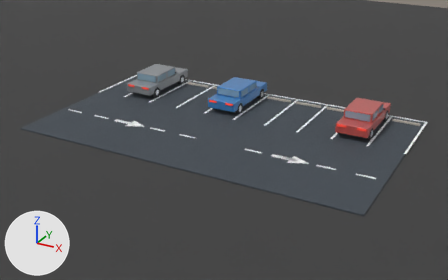
Two versions of the Blender file assets/blender/overview/ov-parking.blend, one commit apart.
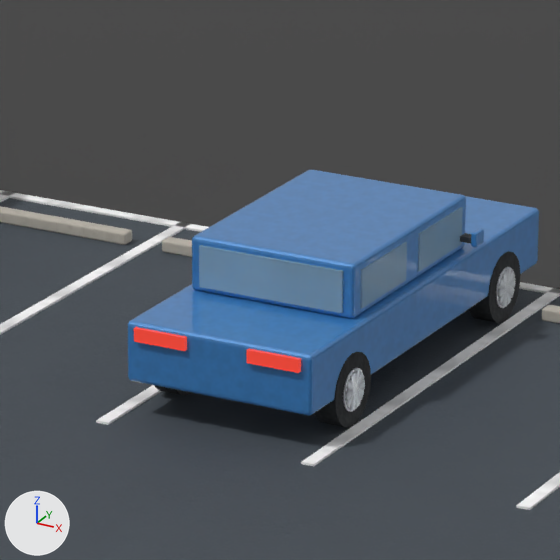
The first picture shows the older version from a 50 mm lens placed at (-14.2, -119.0, 13.6), pointed at (-29.8, -90.6, -0.6). The close-ups show the older and then the newer version on the part from 42% to 60% of the width and 19% to 47% of the height of that picture. Only the edits that show in the close-ups are written down. The axes (+X, +Y, +Z) are drawn at lower left. The lights are the same throughout.

Script lines for the objects in view, before the commit:
```python
ob_ov_parking_blue_glass_back = bpy.data.objects.new('ov-parking_blue_glass_back', me_cube_098)
ob_ov_parking_blue_glass_back.parent = ob_ov_parking_blue
ob_ov_parking_blue_glass_back.location = (-1.31, 0.0, 1.12)
ob_ov_parking_blue_glass_front_r = bpy.data.objects.new('ov-parking_blue_glass_front_R', me_cube_095)
ob_ov_parking_blue_glass_front_r.parent = ob_ov_parking_blue
ob_ov_parking_blue_glass_front_r.location = (0.35, -0.805, 1.12)
ob_ov_parking_blue_glass_rear_r = bpy.data.objects.new('ov-parking_blue_glass_rear_R', me_cube_096)
ob_ov_parking_blue_glass_rear_r.parent = ob_ov_parking_blue
ob_ov_parking_blue_glass_rear_r.location = (-0.75, -0.805, 1.12)
ob_ov_parking_space_line_04 = bpy.data.objects.new('ov-parking_space_line_04', me_cube_006)
ob_ov_parking_space_line_04.location = (-32.0, -86.5, 0.09)
# also in view: 'ov-parking_blue_body' at (-31.0, -86.5, 0.7); 'ov-parking_lot' at (-30.0, -90.0, 0.0); 'ov-parking_blue_wheel_10_tire' at (-30.2, -85.0, 0.4); 'ov-parking_blue_tail_L' at (-31.5, -88.8, 0.9); 'Ground_PreviewOnly' at (-30.0, -90.0, 0.0)
```
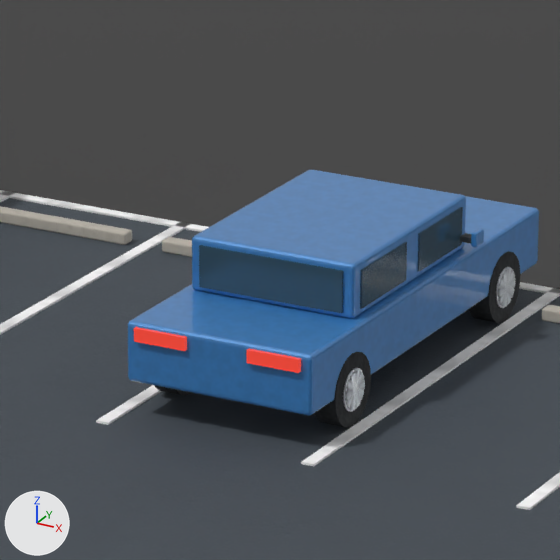
Where the change shows, as pixel boxes (x1, y1, x2, y2) in the close-ups (560 x 560 px):
'ov-parking_blue_glass_back', surface changed
    both: (199, 245, 343, 313)
'ov-parking_blue_glass_rear_R', surface changed
    both: (360, 242, 407, 309)
'ov-parking_blue_glass_front_R', surface changed
    both: (418, 207, 463, 272)

Patch to the scene script:
```diff
--- a/assets/blender/overview/ov-parking.blend.py
+++ b/assets/blender/overview/ov-parking.blend.py
@@ mat_ov_parking_glass @@
 mat_ov_parking_glass = bpy.data.materials.new('ov-parking_glass')
-# nodes: BsdfPrincipled, Bump, OutputMaterial, TexCoord, TexNoise
-# colours: blue #9fc3d8
+# nodes: BsdfPrincipled, OutputMaterial
+# colours: dark blue #33505f
```
